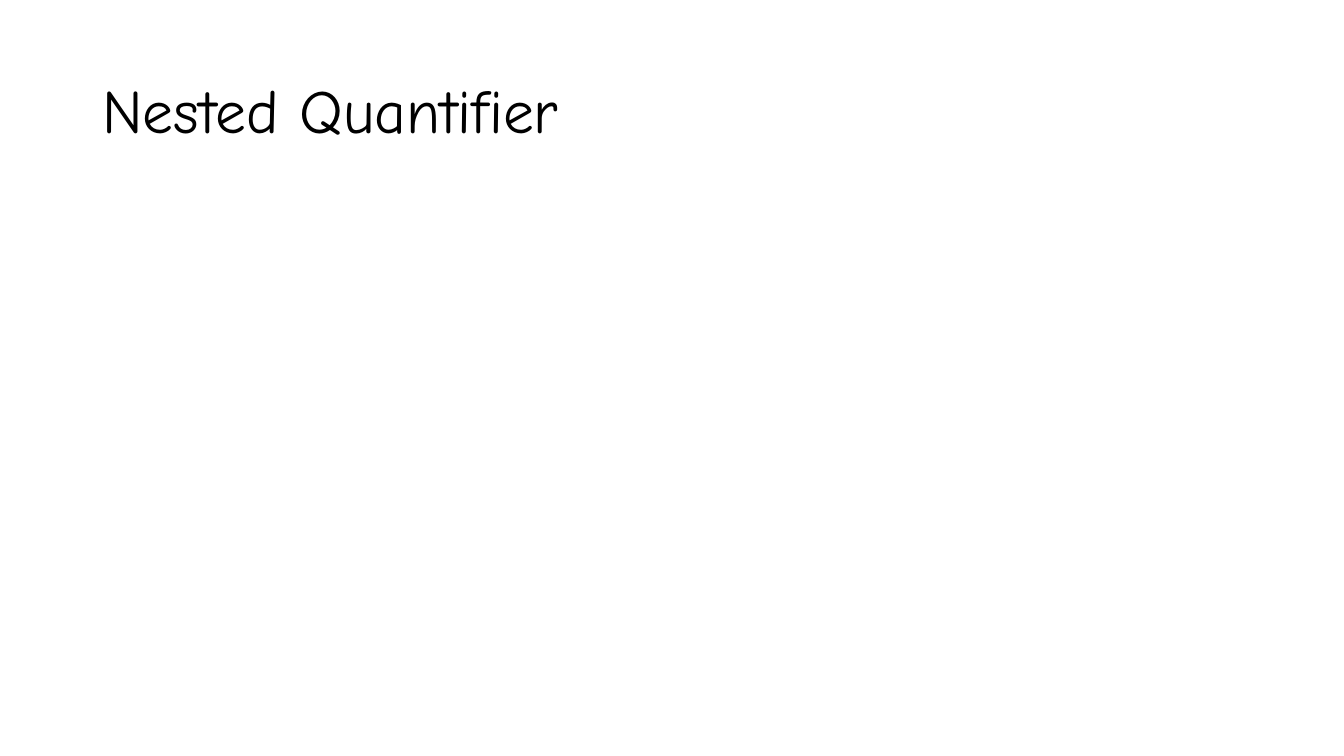
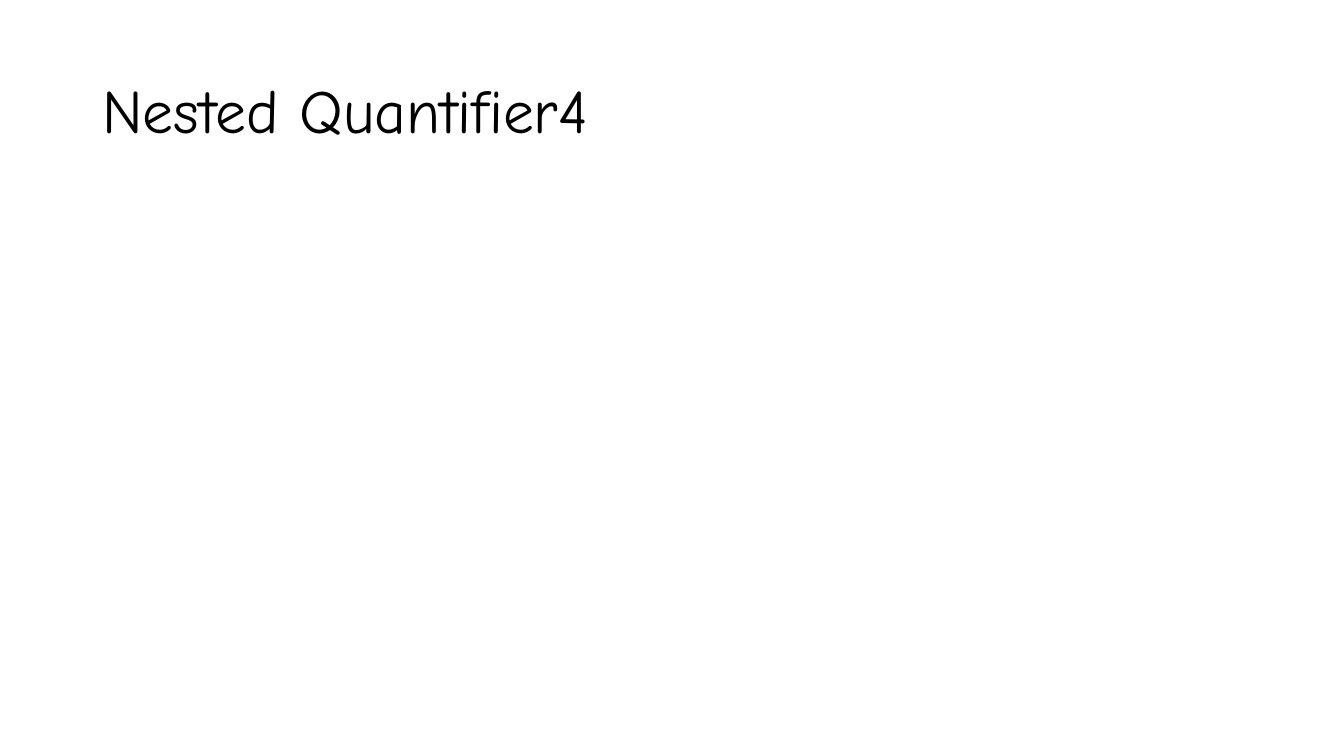
Before and after one commit to YeasirRayhanPrince/yeasirrayhanprince.github.io, a slide deck: slide 9 of cse106/slides/2. Predicate.pptx (slide 17 before the commit). Drawn at 1344x756 pixels with LibreOffice and Linux fonts; fonts in the diff are those of the drawing; grey boxes stand for pictures. Boxes give left, top, right and bottom in pixels: in the first picture for what was removed or moved away, otherwise in the second. Text is boxed around its words. In the diff, an @@ line names an element or a change of style, - is before the commit and + after.

```diff
--- a/cse106/slides/2. Predicate.pptx
+++ b/cse106/slides/2. Predicate.pptx
@@ title at bbox=[102, 90, 588, 135]: text changed @@
-Nested Quantifier
+Nested Quantifier4
```
Also in this commit, not shown: 9 other slides changed, 8 slides removed, 11 other files.
